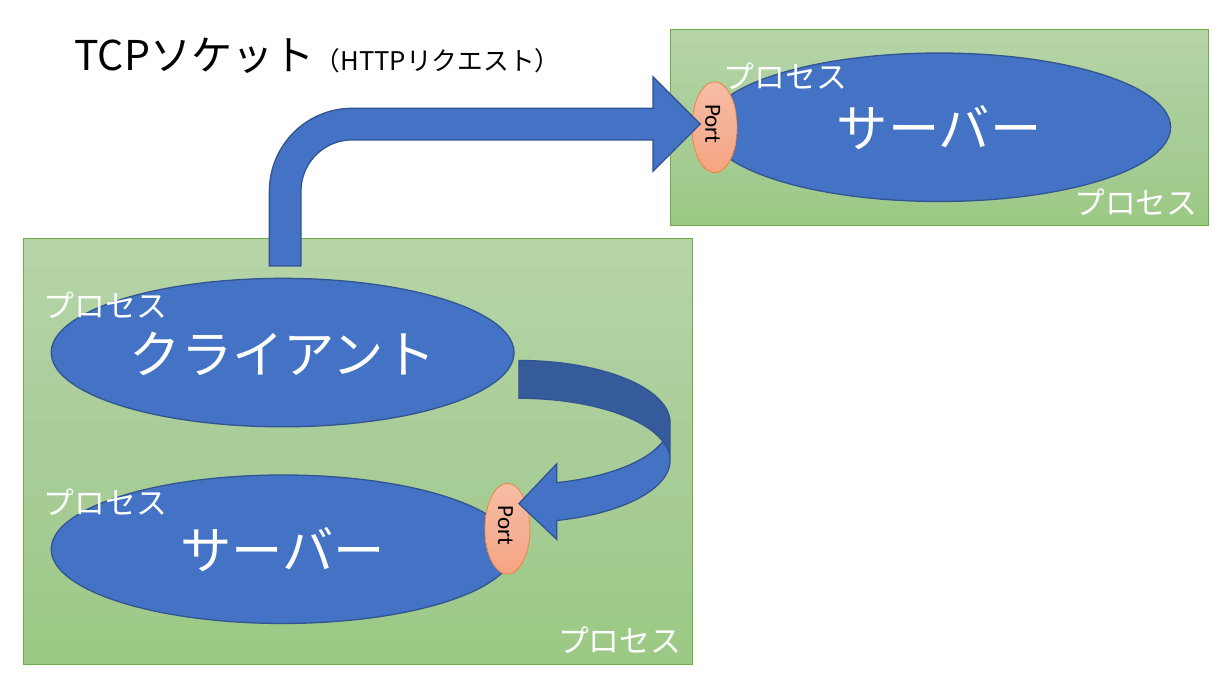
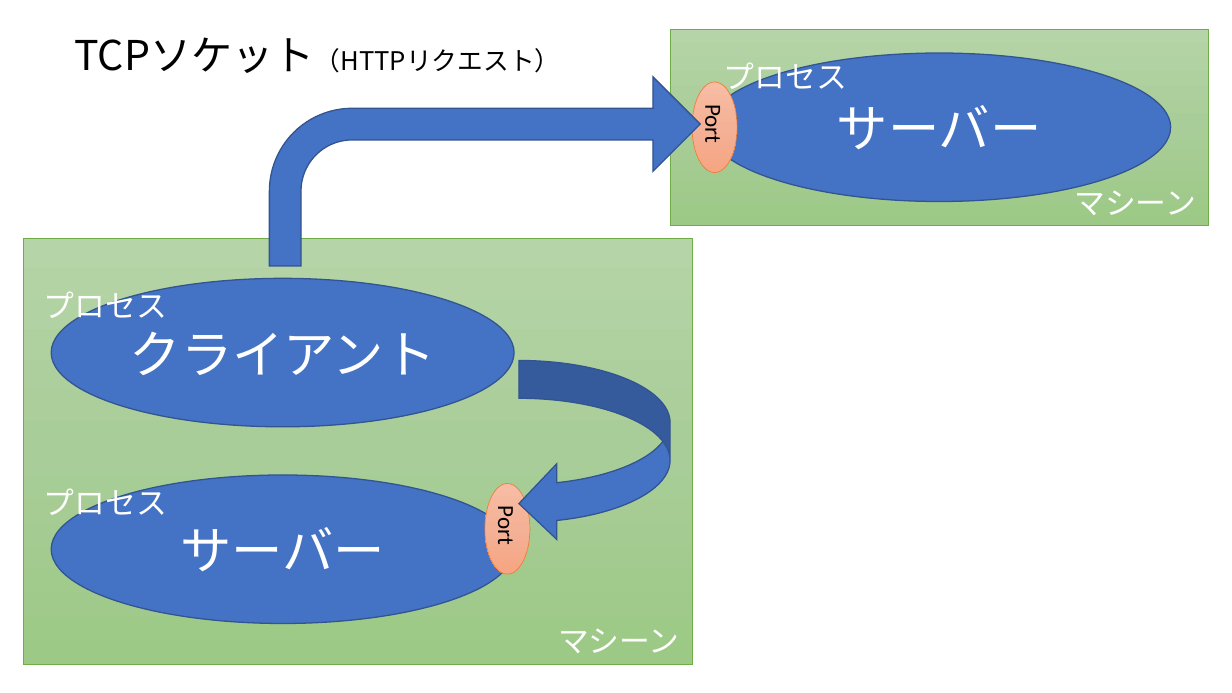
Before and after one commit to walk8243/unix-domain-socket, a slide deck: slide 2 of images.pptx. Drawn at 1232x693 pixels with LibreOffice and Linux fonts; fonts in the diff are those of the drawing. Boxes give left, top, right and bottom in pixels: in the first picture for what was removed or moved away, otherwise in the second. Text is boxed around its words. In the diff, an @@ line names an element or a change of style, - is before the commit and + after.

```diff
--- a/images.pptx
+++ b/images.pptx
@@ text at (1074,182,1196,215): text changed @@
-プロセス
+マシーン
@@ text at (558,628,680,653): text changed @@
-プロセス
+マシーン
```
Also in this commit, not shown: 1 other slide changed, 2 other files.
